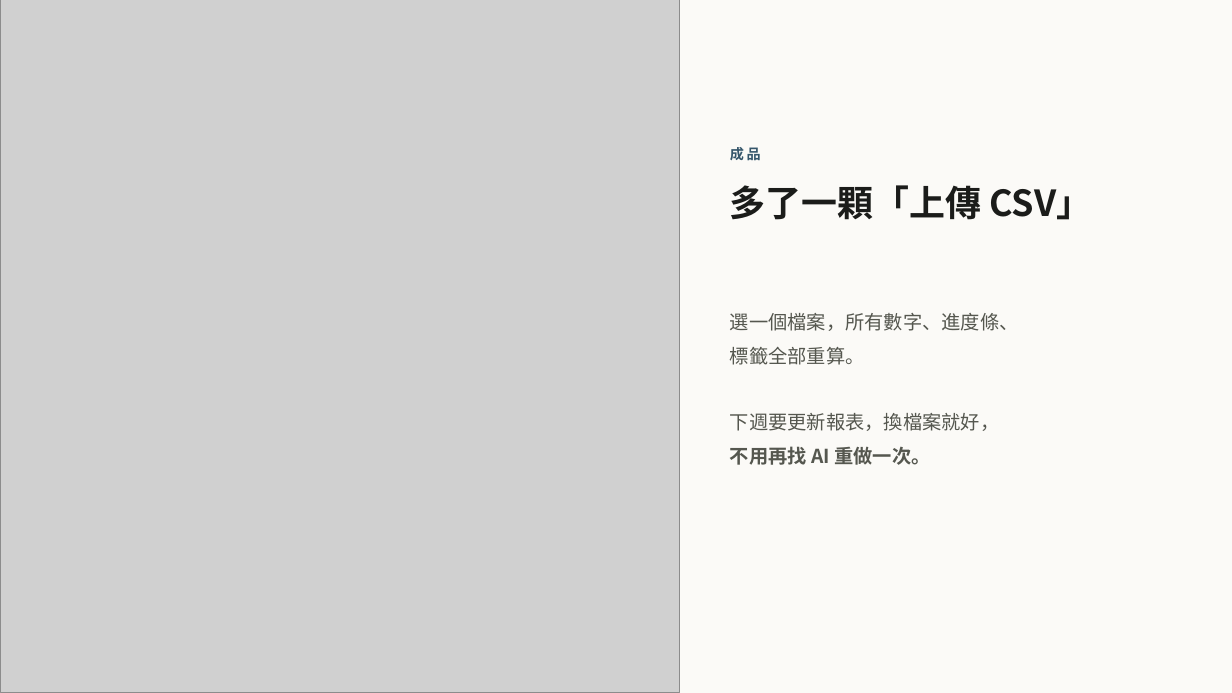
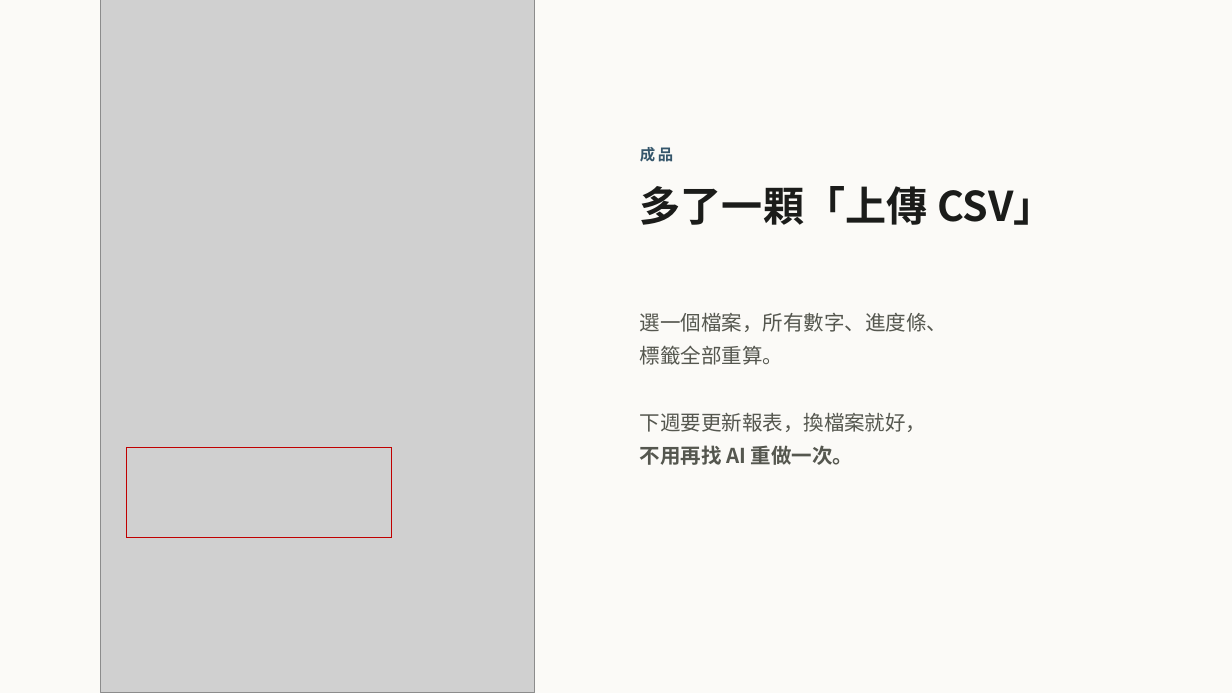
Before and after one commit to b39070566/architectureAiClass, a slide deck: slide 28 of slides/vibe-coding-workshop.pptx (slide 27 before the commit). Drawn at 1232x693 pixels with LibreOffice and Linux fonts; fonts in the diff are those of the drawing; grey boxes stand for pictures. Boxes give left, top, right and bottom in pixels: in the first picture for what was removed or moved away, otherwise in the second. Text is boxed around its words. In the diff, an @@ line names an element or a change of style, - is before the commit and + after.

```diff
--- a/slides/vibe-coding-workshop.pptx
+++ b/slides/vibe-coding-workshop.pptx
@@ picture: place and size @@
-picture at [0,0,679,693]
+picture at [101,0,534,693]
@@ text "成品" at [640,147,673,162]: size 11 to 12 pt @@
@@ text "多了一顆「上傳 CSV」" at [640,186,1055,225]: size 28 to 32 pt @@
@@ 3 texts: place and size @@
-3 texts at [730,147,1092,465]
+3 texts at [640,147,1055,465]
@@ text "選一個檔案，所有數字、進度條、" at [640,313,947,465]: size 15 to 16 pt @@
@@ rectangle added at [127,447,392,538], outline #C00000 1 pt @@
```
Also in this commit, not shown: 17 other slides changed, 3 slides added, 2 slides removed, 6 other files.
